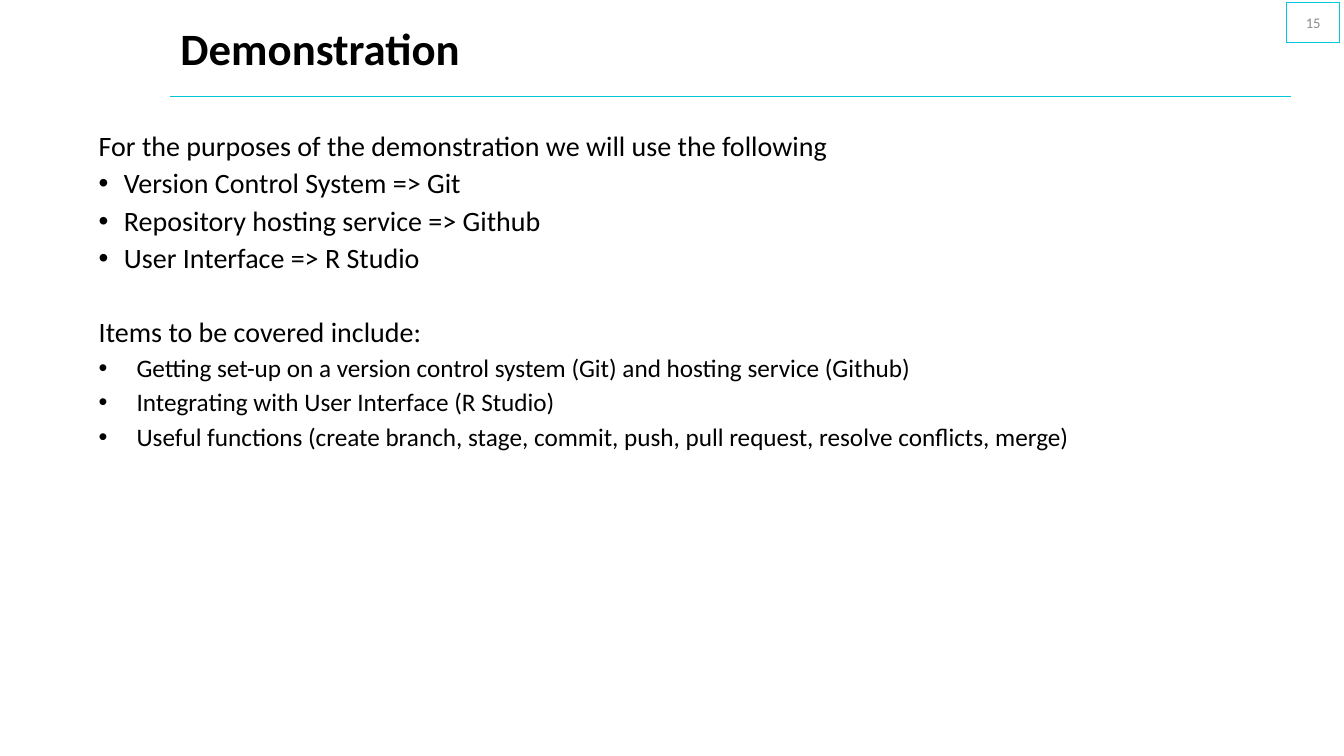
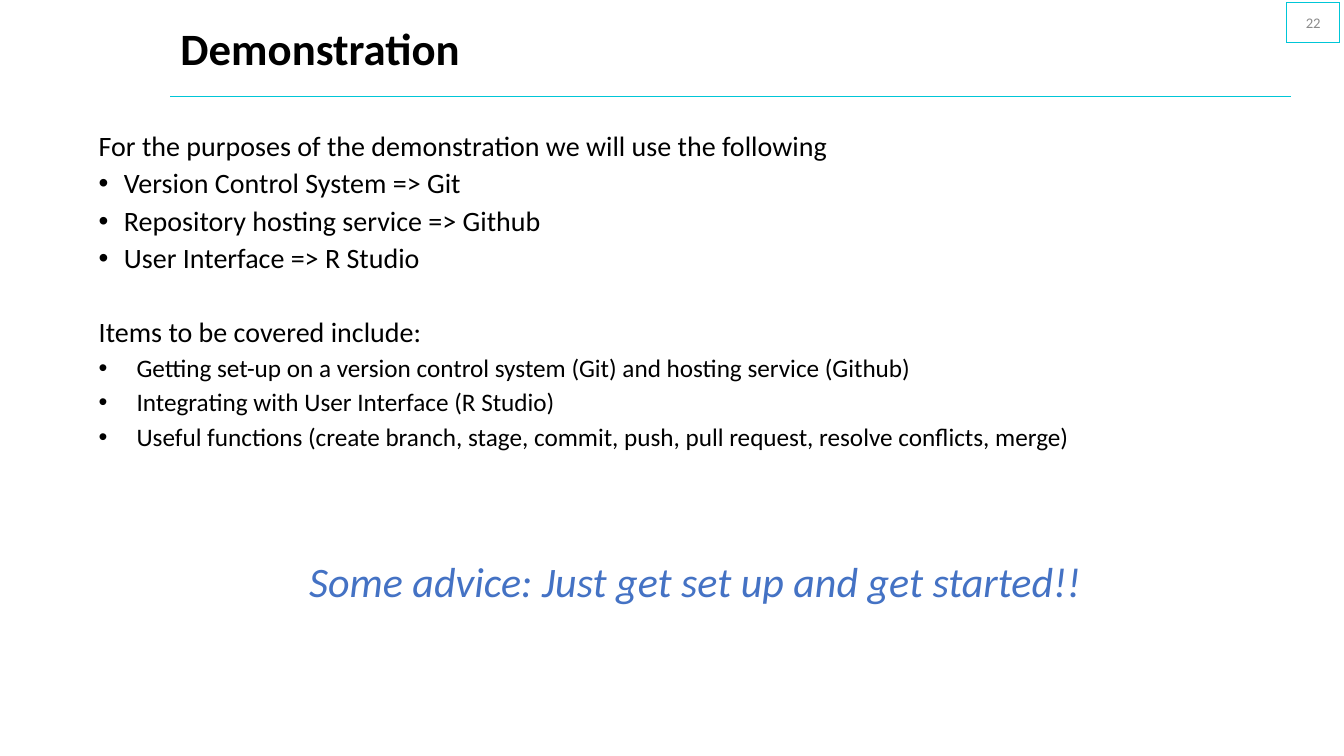
Before and after one commit to saidataanalytics/versioncontrol, a slide deck: slide 22 of SAI_Slides_Version_Control.pptx (slide 15 before the commit). Drawn at 1344x756 pixels with LibreOffice and Linux fonts; fonts in the diff are those of the drawing; background and template pictures are left out. Boxes give left, top, right and bottom in pixels: in the first picture for what was removed or moved away, otherwise in the second. Text is boxed around its words. In the diff, an @@ line names an element or a change of style, - is before the commit and + after.

```diff
--- a/SAI_Slides_Version_Control.pptx
+++ b/SAI_Slides_Version_Control.pptx
@@ page number at [1306,18,1321,28]: text changed @@
-15
+22
@@ text at [309,568,1081,604]: paragraph added @@
+    Some advice: Just get set up and get started!!
```
Also in this commit, not shown: 4 other slides changed, 7 slides added, 1 other file.
